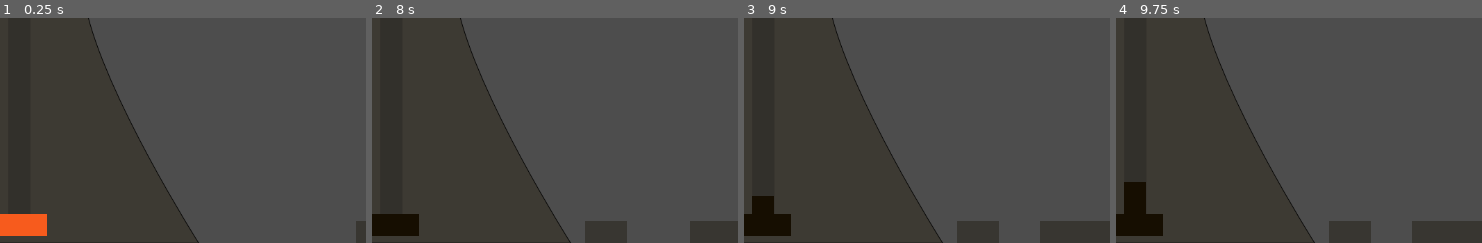
Above: before the commit, frames 1-4 (left to right).
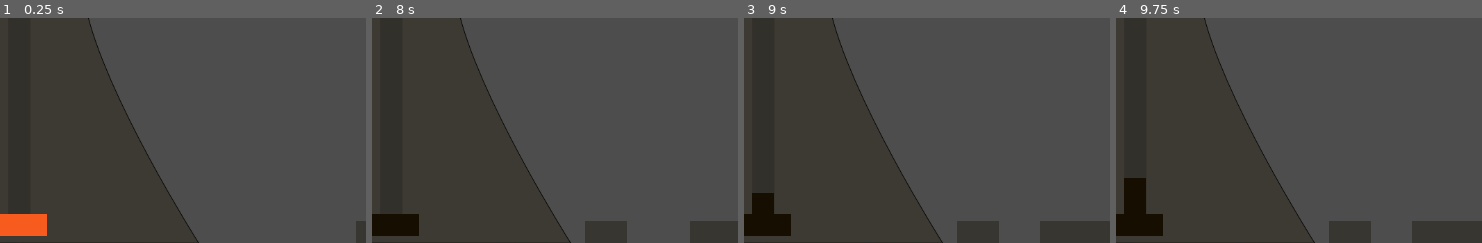
Above: after the commit, the same moments.

Repository: wycre/volcanomaker
Game: Godot game, scene res://Game.tscn
Two runs of this game, one before a commit and one after it. Both use one fixed random seed, a clock stepped at 60 frames per second and the inputs below.
Inputs:
- Up to frame 1 (0.25 s): no input
- Up to frame 2 (8 s): click "Molasses" at 0.5 s; click "Lava" at 1.25 s; click "Chocolate Syrup" at 2 s; click "Lava" at 2.75 s; click "Chocolate Syrup" at 3.5 s; click "Molasses" at 4.25 s; click "Lava" at 5 s; click "Chocolate Syrup" at 5.75 s; click "Molasses" at 6.5 s; tap Enter at 7.25 s; tap Space (ui_select) at 7.52 s
- Up to frame 3 (9 s): tap Space (ui_select) at 8, 8.27 s; tap Enter at 8.75 s
- Up to frame 4 (9.75 s): tap Space (ui_select) at 9.5 s
The pictures show only the part of the screen within x 34-84%, y 50-100%; the shares and areas given below are measured in that part.

Frames 1-2 are identical in both runs. In frame 3, less than 0.1% of the frame differs, in the area x 2-9%, y 77-80%; in frame 4, 0.1%, in the area x 2-9%, y 71-73%.

Commit message:
made fluid decay dynamic

Diff:
--- a/Scripts/FluidTube.gd
+++ b/Scripts/FluidTube.gd
@@ -3,6 +3,7 @@
 const Fluidslib = preload("res://Scripts/Fluids.gd")
 const Fluids = Fluidslib.Fluids
 const Colors = Fluidslib.fluid_colors
+const fluid_decay_rates = Fluidslib.fluid_decay_rates
 
 
 var _fluid_material = StyleBoxFlat.new()
@@ -26,13 +27,14 @@
 			prepare_erupt()
 	# Handle Fluid Decay
 	else:
-		match _fluid_type:
-			Fluids.LAVA:
-				value -= 1 * delta
-			Fluids.CHOCO:
-				value -= 5 * delta
-			Fluids.MOLASSES:
-				value -= 1 * delta
+		value -= fluid_decay_rates[_fluid_type] * delta
+		#match _fluid_type:
+			#Fluids.LAVA:
+				#value -= 1 * delta
+			#Fluids.CHOCO:
+				#value -= 5 * delta
+			#Fluids.MOLASSES:
+				#value -= 1 * delta
 
 
 func prepare_erupt():
--- a/Scripts/Fluids.gd
+++ b/Scripts/Fluids.gd
@@ -1,30 +1,63 @@
-# All fluid items should share the same order in the following objects
+"""
+This file contians parameters for game behavior
+
+The groups are:
+	- Fluids
+	- Destruction Severity
+
+If you add or modify entries for a given group, you must ensure that all items
+share the same ordering, and that all entries are of the same length.
+For example:
+	If `enum Fluids` has 3 entries, then `static var fluid_names` must also have
+	3 entries, and in the same order.
+
+In general, enums don't have a visual impact on the game, but are necessary for fucntionality,
+entries that begin with `static var` or are surrounded with [brackets] will be visible to the player
+"""
+
+"""
+Fluids Group
+"""
 enum Fluids {
 	LAVA,
 	CHOCO,
-	MOLASSES
+	MOLASSES,
 }
 
+# Determines the name listed in the fluid picker
 static var fluid_names = [
 	"Lava",
 	"Chocolate Syrup",
-	"Molasses"
+	"Molasses",
 ]
 
+# Higher numbers means the fluid will drain faster
+# Values below 0.35 appear to stop decay entirely
+static var fluid_decay_rates = [
+	1,
+	5,
+	0.35,
+]
+
+# Color of the fluid in a Hex Code
+# Color(r,g,b,a) is also allowed with values from 0.0 to 0.1
 static var fluid_colors = [
 	Color("f75b1d"),
 	Color("281f07"),
-	Color("160e01")
+	Color("160e01"),
 ]
 
+# Flavor text description of the fluid used in the newspaper
 static var fluid_descriptions = [
 	"Hot Lava",
 	"Goopy Chocolate Syrup",
-	"Sticky Molasses"
+	"Sticky Molasses",
 ]
 
 
-# These have their own item order independent from the fluid items
+"""
+Destruction Severity
+"""
 enum Severity {
 	MINOR,
 	MEDIUM,
